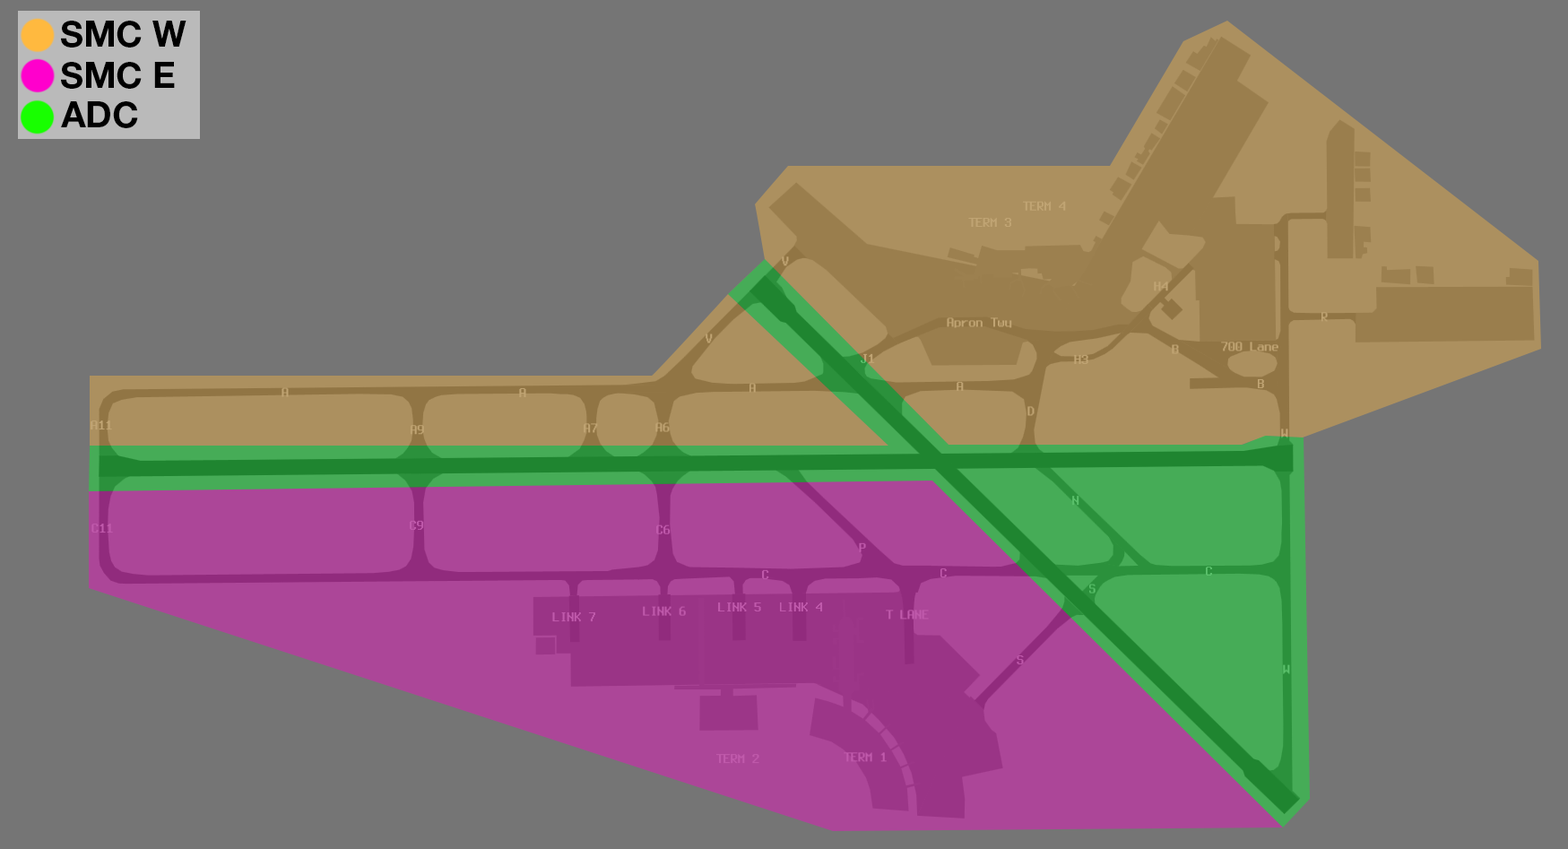
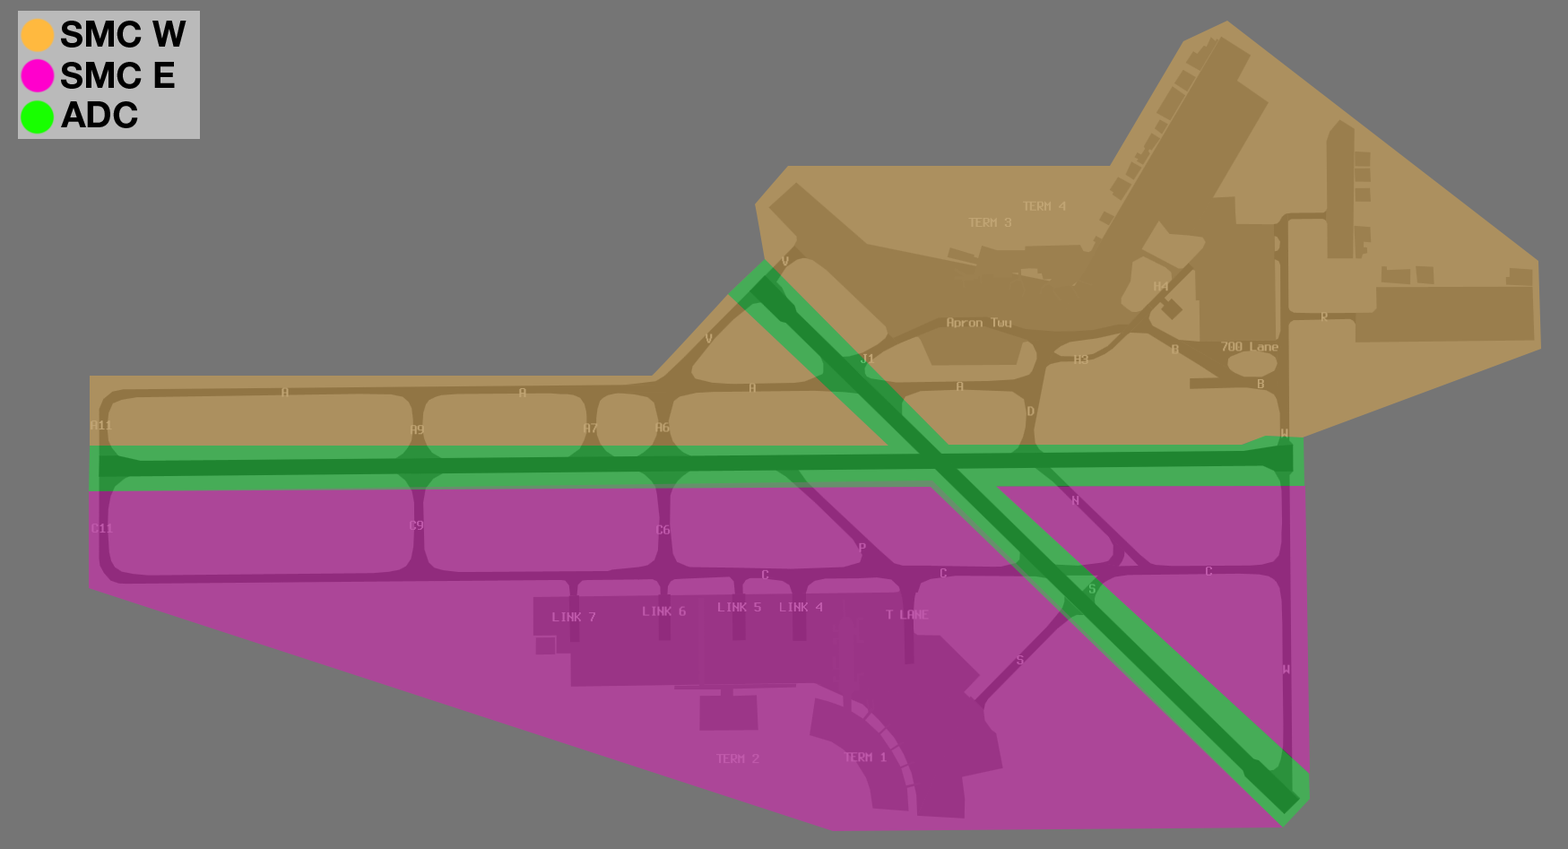
Before/after of a 1568×849 layered artwork. What changed in the layer stack:
painted on "Shape 3" over [91, 447, 1310, 827]
added layer "Shape 4" (40%) above "Shape 2" over [996, 485, 1310, 774]
painted on "Shape 2" over [91, 480, 1283, 827]
painted on "Shape 1" over [91, 20, 187, 129]
painted on "Rectangle 1" over [60, 20, 187, 129]